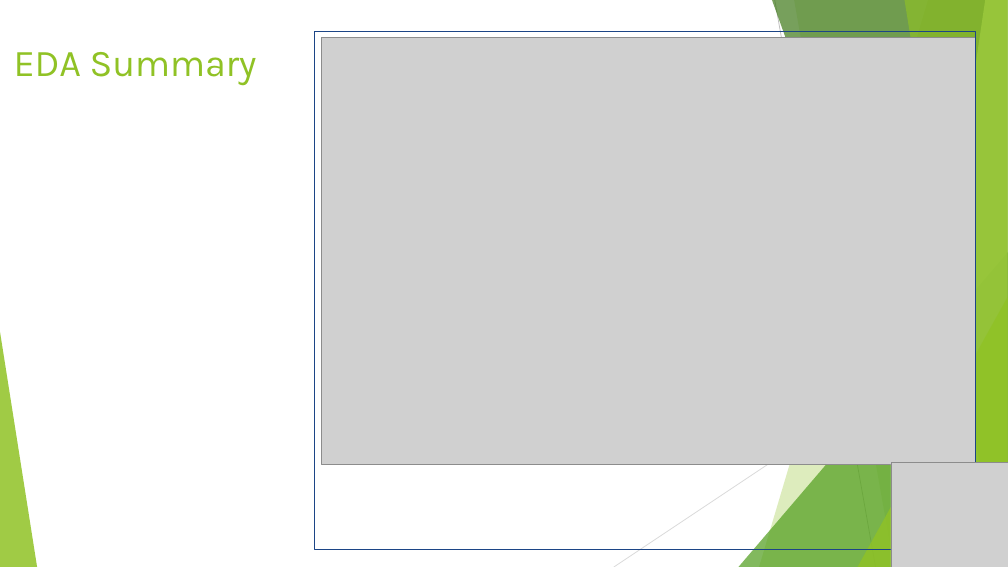
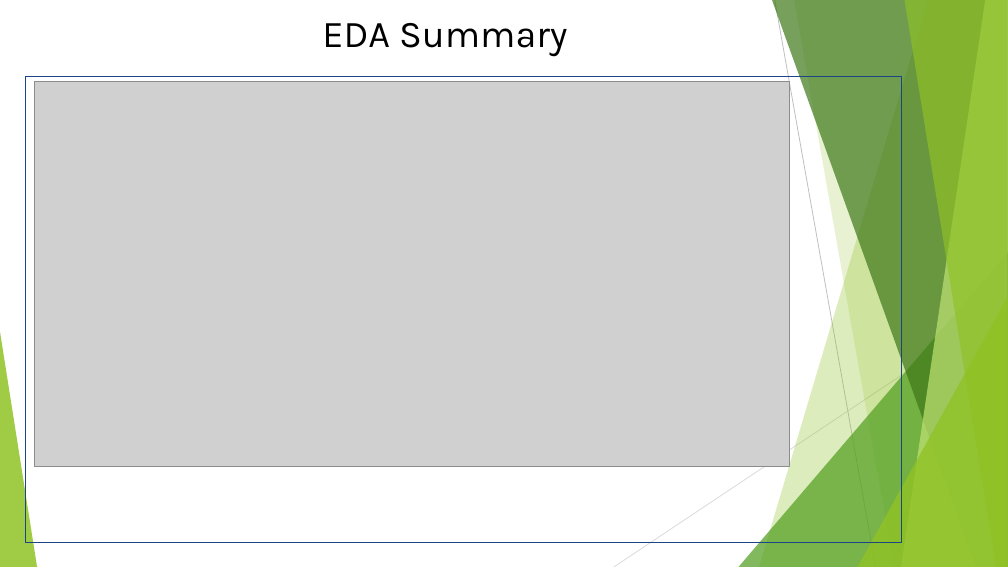
Before and after one commit to cminyade/Data_Alchemists, a slide deck: slide 6 of audiovisual_presentation.pptx (slide 5 before the commit). Drawn at 1008x567 pixels with LibreOffice and Linux fonts; fonts in the diff are those of the drawing; grey boxes stand for pictures. Boxes give left, top, right and bottom in pixels: in the first picture for what was removed or moved away, otherwise in the second. Text is boxed around its words. In the diff, an @@ line names an element or a change of style, - is before the commit and + after.

```diff
--- a/audiovisual_presentation.pptx
+++ b/audiovisual_presentation.pptx
@@ text "EDA Summary" moved from (x1=14, y1=52, x2=257, y2=85) to (x1=322, y1=23, x2=567, y2=56) @@
@@ text "EDA Summary" at (x1=322, y1=23, x2=567, y2=56): text colour #90C225 to #000000, letter spacing -0.2 to 0 pt; less space between paragraphs @@
@@ freeform shape resized from (x1=315, y1=31, x2=975, y2=549) to (x1=25, y1=76, x2=902, y2=542) @@
@@ picture resized from (x1=321, y1=38, x2=975, y2=465) to (x1=34, y1=82, x2=789, y2=467) @@
@@ picture removed at (x1=891, y1=463, x2=1008, y2=567) @@
```
Also in this commit, not shown: 8 other slides changed, 8 slides added, 4 slides removed, 2 other files.
